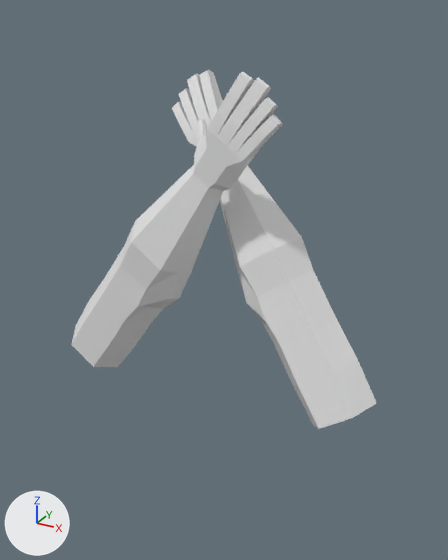
The Blender file ARMS.blend as it was, and as the next commit left it.
The view is the same before and after, from a 50 mm lens placed at (4.09, -6.72, 5.92), pointed at (0.92, -0.97, 3.05). The lights are fixed; the arrows at lower left show +X, +Y and +Z.

The older version as bpy lines, for what is in view:
```python
me_cube_002 = bpy.data.meshes.new('Cube.002')
me_cube_002.from_pydata(...)  # 188 vertices, 184 faces; spans x -1.0..2.24, y -1.29..1.28, z -0.81..0.81
me_cube_003 = bpy.data.meshes.new('Cube.003')
me_cube_003.from_pydata(...)  # 188 vertices, 184 faces; spans x -1.0..2.24, y -1.29..1.28, z -0.81..0.81
ob_cube_001 = bpy.data.objects.new('Cube.001', me_cube_003)
ob_cube_001.location = (-1.12, 0.09, 2.15)
ob_cube_001.rotation_euler = (-1.569, 2.182, 0.00196)  # degrees (-90, 125, 0.1)
ob_cube_001.scale = (-1.6, -0.5, -0.5)
ob_cube_002 = bpy.data.objects.new('Cube.002', me_cube_002)
ob_cube_002.location = (1.21, 0.51, 2.12)
ob_cube_002.rotation_euler = (1.938, -2.217, -0.299)  # degrees (111, -127, -17)
ob_cube_002.scale = (1.6, 0.5, 0.5)
```
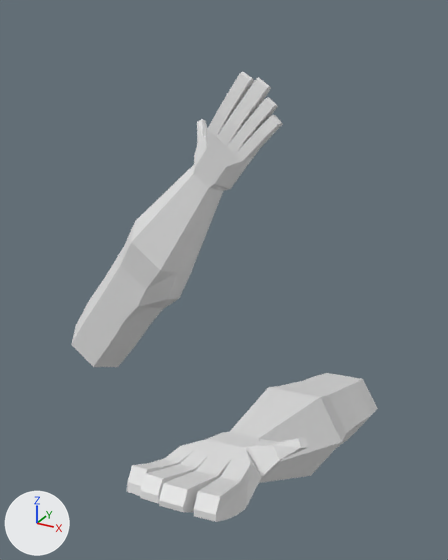
Boxes (x1, y1, x2, y2) around the edits, measured in the pictures (448 x 560 px):
'Cube.002', moved, turned
    before: (172, 70, 376, 429)
    after: (127, 373, 378, 522)

The change in detail:
Object 'Cube.002' (ob_cube_002) moves from (1.21, 0.51, 2.12) to (2.1, -1.03, 1.56).
Object 'Cube.002' (ob_cube_002) turns from (111, -127, -17) to (3.9, -155, 93) degrees about x, y and z.
